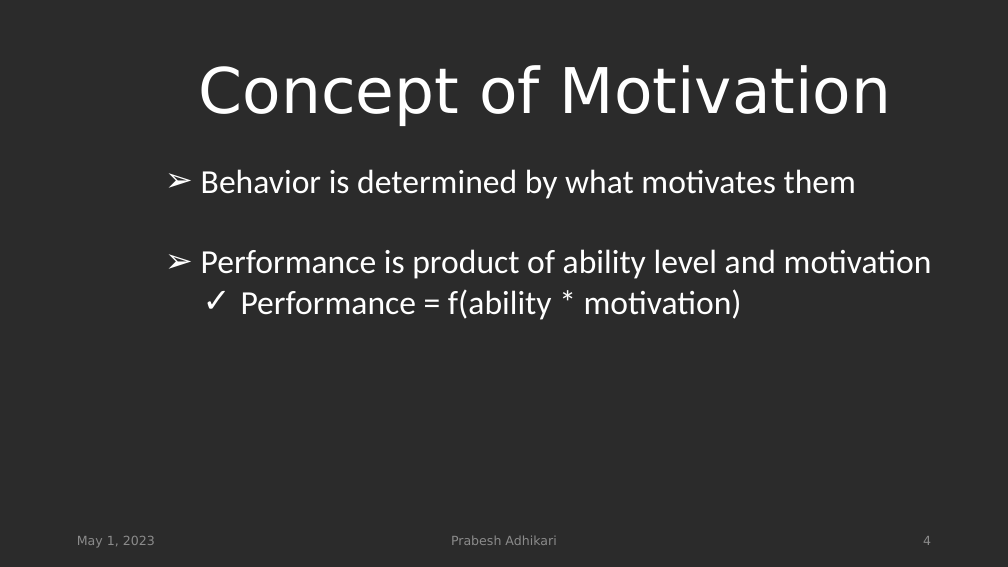
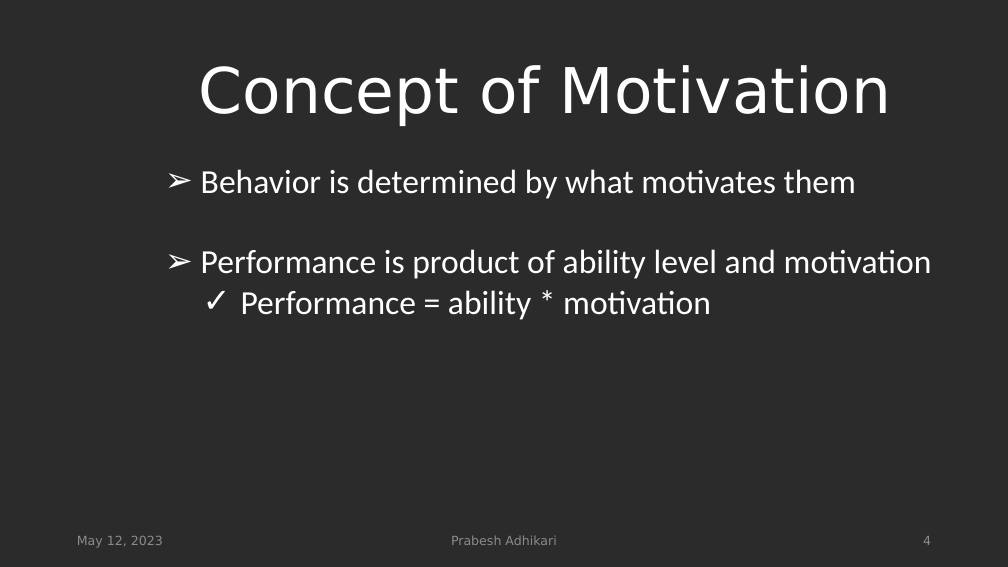
Before and after one commit to spaggiari65/present, a slide deck: slide 4 of WORK MOTIVATION.pptx. Drawn at 1008x567 pixels with LibreOffice and Linux fonts; fonts in the diff are those of the drawing; background and template pictures are left out; a plain dark background stands for a picture behind light text. Boxes give left, top, right and bottom in pixels: in the first picture for what was removed or moved away, otherwise in the second. Text is boxed around its words. In the diff, an @@ line names an element or a change of style, - is before the commit and + after.

```diff
--- a/WORK MOTIVATION.pptx
+++ b/WORK MOTIVATION.pptx
@@ text at bbox=[241, 290, 711, 320]: text changed @@
-  ✓ Performance = f(ability * motivation)
+  ✓ Performance = ability * motivation
@@ text at bbox=[77, 536, 163, 548]: text changed @@
-May 1, 2023
+May 12, 2023
```
Also in this commit, not shown: 23 other slides changed, 4 slides added.
